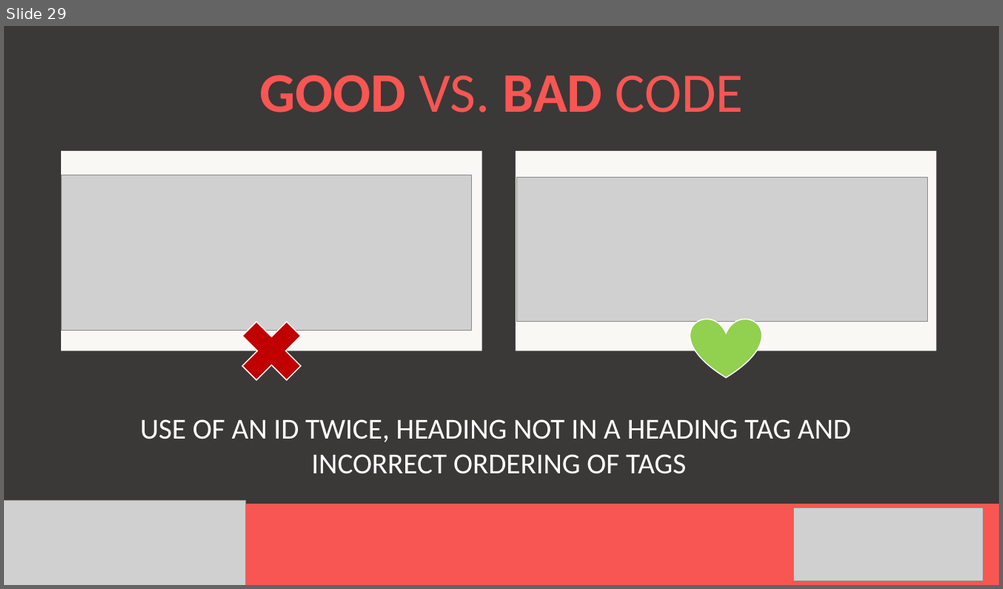
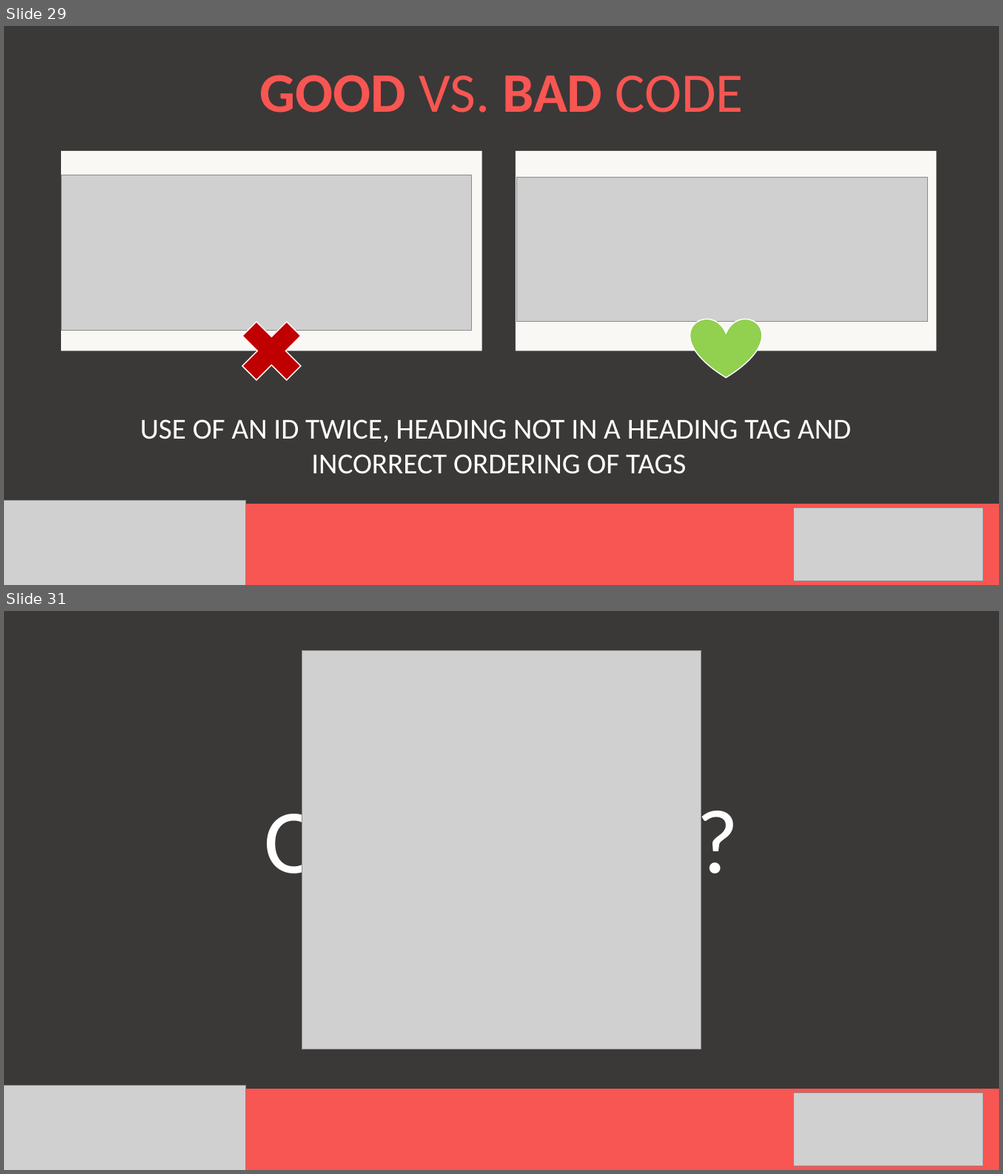
Before and after one commit to mleisegang/GirlCode_2017_HtmlCss, a slide deck: HTML Girl Code.pptx. Shown one above the other, each under a label of ours: slide 29 before the commit, slides 29 and 31 after it; the slides between them are not shown. The pictures are 1003x589 and 1003x1174 pixels, drawn with LibreOffice and Linux fonts; fonts in the diff are those of the drawing; grey boxes stand for pictures. Boxes give left, top, right and bottom in pixels: in the first picture for what was removed or moved away, otherwise in the second. Text is boxed around its words. In the diff, an @@ line names an element or a change of style, - is before the commit and + after.

```diff
--- a/HTML Girl Code.pptx
+++ b/HTML Girl Code.pptx
@@ slide 31 added at (4,611,999,1170), background #FFFFFF @@
@@ rectangle added at (4,611,999,1170), fill #3B3838 @@
@@ picture added at (301,650,701,1050) @@
@@ text added at (264,797,739,894), 88 pt, text #FFFFFF @@
+QUESTIONS?
@@ rectangle added at (4,1089,999,1170), fill #F85652 @@
@@ picture added at (4,1085,246,1170) @@
@@ picture added at (794,1093,982,1167) @@
```
Also in this commit, not shown: 13 slides changed, 2 other slides added, 2 slides removed.
